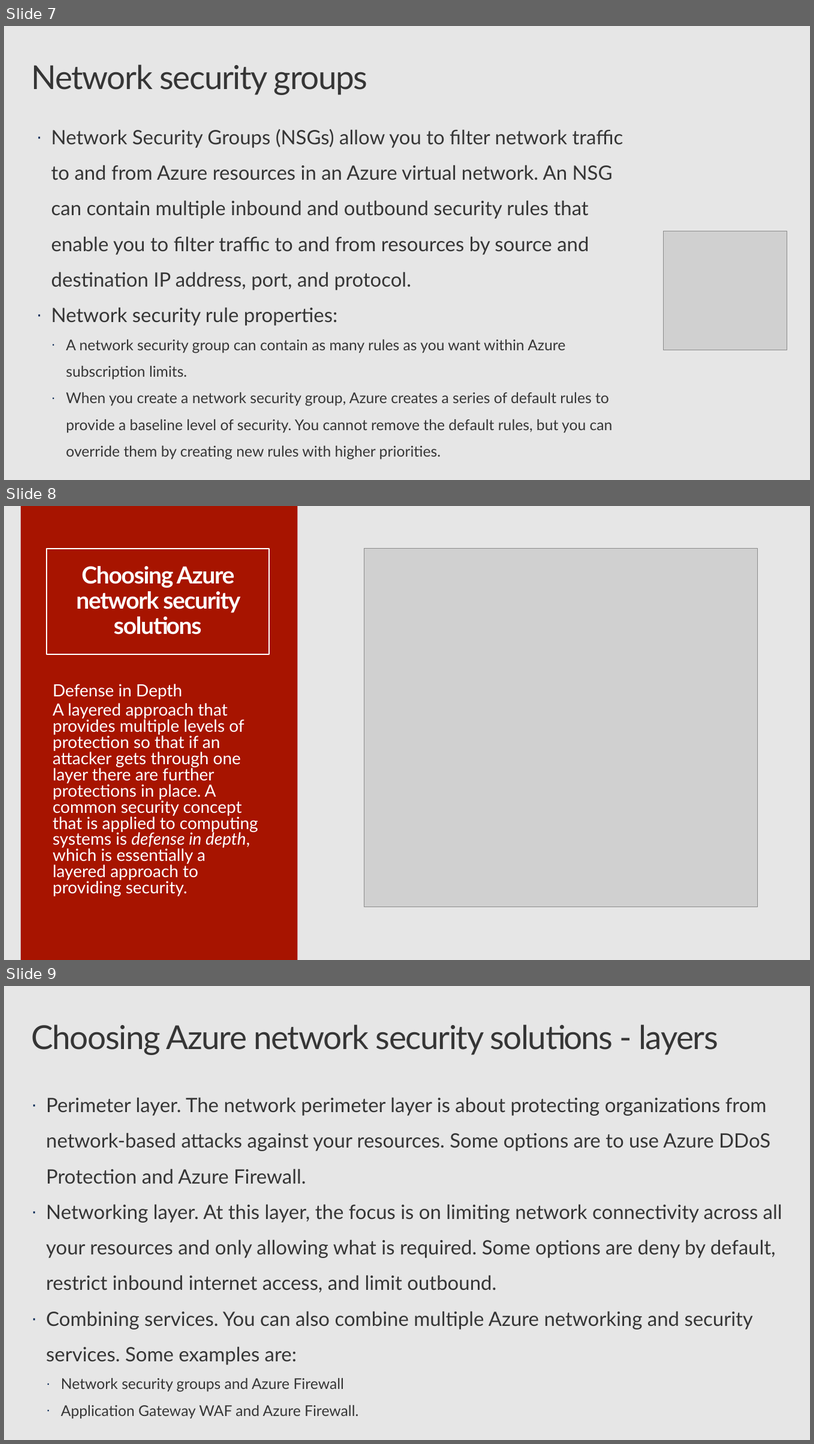
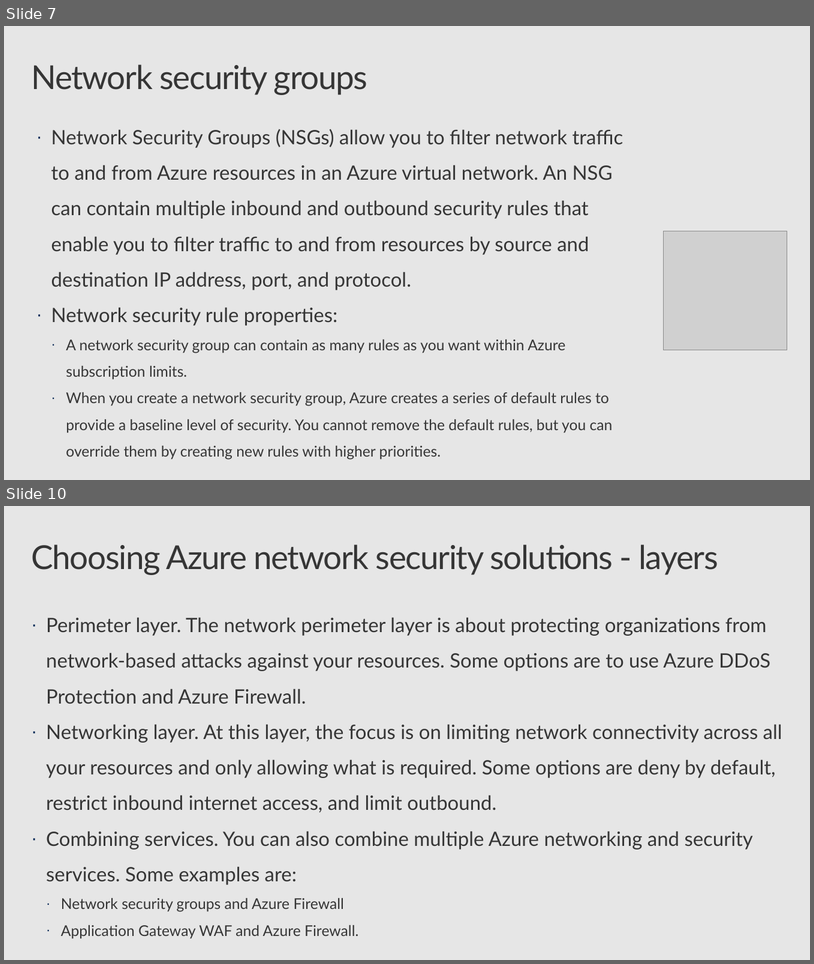
Before and after one commit to CSA-OCP-GER/azure-fundamentals-v2, a slide deck: 3_security-compliance-trust/3_security-compliance-trust.pptx. Shown one above the other, each under a label of ours: slides 7, 8 and 9 before the commit, slides 7 and 10 after it; the slides between them are not shown. The pictures are 814x1444 and 814x964 pixels, drawn with LibreOffice and Linux fonts; fonts in the diff are those of the drawing; grey boxes stand for pictures; background and template pictures are left out. Boxes give left, top, right and bottom in pixels: in the first picture for what was removed or moved away, otherwise in the second. Text is boxed around its words. In the diff, an @@ line names an element or a change of style, - is before the commit and + after.

```diff
--- a/3_security-compliance-trust/3_security-compliance-trust.pptx
+++ b/3_security-compliance-trust/3_security-compliance-trust.pptx
@@ slide 8 removed at (4, 506, 810, 960), background #E6E6E6 @@
@@ rectangle removed at (21, 506, 297, 960) @@
@@ title removed at (47, 549, 269, 654) @@
-Choosing Azure network security solutions
@@ picture removed at (364, 549, 758, 906) @@
@@ text removed at (53, 684, 258, 896) @@
-Defense in Depth
-A layered approach that provides multiple levels of protection so that if an attacker gets through one layer there are further protections in place. A common security concept that is applied to computing systems is defense in depth, which is essentially a layered approach to providing security.
@@ what was slide 9 is now slide 10 @@
```
Also in this commit, not shown: 4 slides changed, 8 slides added, 3 other slides removed, 1 other file.
